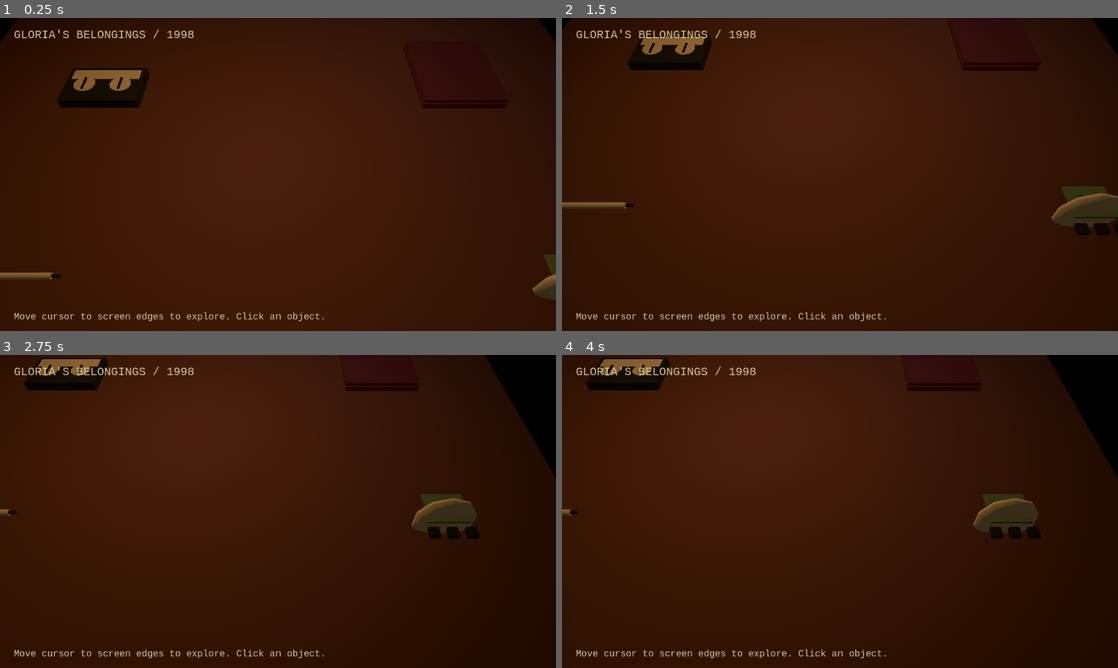
Above: before the commit, frames 1-4 (two rows, left to right).
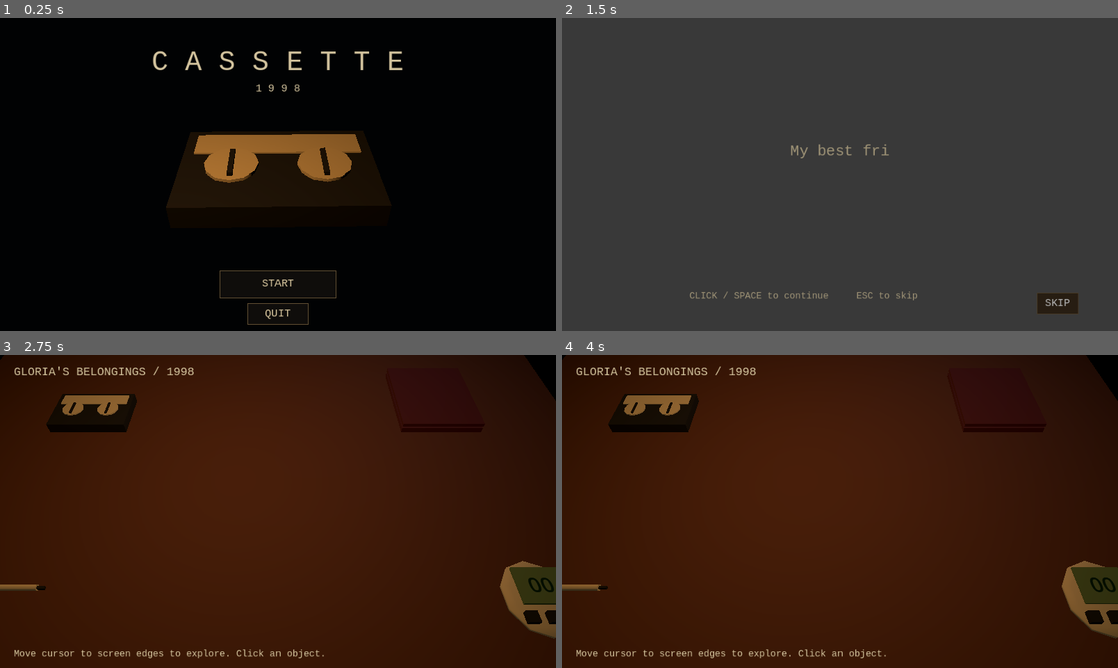
Above: after the commit, the same moments.

Repository: ABPaladin/Cassette-LD60
Game: Godot game, scene res://scenes/game.tscn
The game is run twice, just before and just after one commit, with the same random seed, the same clock (stepped at 60 frames per second) and the same inputs. Before the commit the project starts from res://scenes/tabletop.tscn.
Inputs (mouse positions are in pixels of both pictures, inside the frame that each line leads up to):
- Up to frame 1 (0.25 s): no input
- Up to frame 2 (1.5 s): click (840, 284) at 0.5 s, where only the run after the commit has a clickable "START"; click (1056, 302) at 1.25 s, where only the run after the commit has a clickable "SKIP"
- Up to frame 3 (2.75 s): tap Enter at 2, 2.1 s; move the mouse to (400, 495) at 2.02 s; hold D from 2.03 s (still down); click (400, 495) at 2.17 s; tap Space at 2.27, 2.57 s; tap E at 2.3 s
- Up to frame 4 (4 s): release D at 2.75 s; drag from (728, 527) to (812, 574) at 2.77 s; tap Space at 3.5, 3.6 s; move the mouse to (895, 442) at 3.52 s; hold D from 3.53 s (still down); click (895, 442) at 3.67 s; tap Enter at 3.8 s

The runs differ from the first frame. In frame 1, 98% of the frame differs, in the area x 0-100%, y 0-100%; in frame 2, 100%; in frame 3, 7.4%; in frame 4, 7.5%.

Commit message:
Add inspectable notebook, pet controls, menu and Gloria introduction

Diff:
--- a/project.godot
+++ b/project.godot
@@ -11,7 +11,7 @@
 [application]
 
 config/name="Cassete"
-run/main_scene="res://scenes/tabletop.tscn"
+run/main_scene="res://scenes/game.tscn"
 config/features=PackedStringArray("4.7", "GL Compatibility")
 config/icon="res://icon.svg"
 
--- /dev/null
+++ b/resources/pages/clues.tres
@@ -0,0 +1,6 @@
+[gd_resource type="Resource" load_steps=2 format=3]
+[ext_resource type="Script" path="res://scripts/book_page.gd" id="1"]
+[resource]
+script = ExtResource("1")
+title = "Investigation"
+text = "00:--    --:--\n\n?  +  O  ?\n\n1 / 2 / 3\n\nUnsorted observations.\n\n[temporary markings]\nNo final code yet."
--- /dev/null
+++ b/resources/pages/drawings.tres
@@ -0,0 +1,6 @@
+[gd_resource type="Resource" load_steps=2 format=3]
+[ext_resource type="Script" path="res://scripts/book_page.gd" id="1"]
+[resource]
+script = ExtResource("1")
+title = "Drawings"
+text = "    +--------+\n    |   /\\   |\n    |  /  \\  |\n    | /____\\ |\n    +--------+\n\n   O    []    /\\\n\nArtist sketches\nwill go here."
--- /dev/null
+++ b/resources/pages/notes.tres
@@ -0,0 +1,6 @@
+[gd_resource type="Resource" load_steps=2 format=3]
+[ext_resource type="Script" path="res://scripts/book_page.gd" id="1"]
+[resource]
+script = ExtResource("1")
+title = "Gloria's notes"
+text = "October, 1998\n\nRemember to call.\nBring the notebook.\n\n    /\_/\\\n   ( o.o )\n    > ^ <\n\n[temporary page]"
--- /dev/null
+++ b/resources/pet_sequence.tres
@@ -0,0 +1,5 @@
+[gd_resource type="Resource" load_steps=2 format=3]
+[ext_resource type="Script" path="res://scripts/pet_sequence.gd" id="1"]
+[resource]
+script = ExtResource("1")
+values = PackedStringArray("00", "12", "34", "?", "*", "56")
--- /dev/null
+++ b/scenes/game.tscn
@@ -0,0 +1,6 @@
+[gd_scene load_steps=2 format=3]
+
+[ext_resource type="Script" path="res://scripts/game_manager.gd" id="1"]
+
+[node name="GameManager" type="Node"]
+script = ExtResource("1")
--- /dev/null
+++ b/scenes/intro_sequence.tscn
@@ -0,0 +1,6 @@
+[gd_scene load_steps=2 format=3]
+
+[ext_resource type="Script" path="res://scripts/intro_sequence.gd" id="1"]
+
+[node name="IntroSequence" type="Control"]
+script = ExtResource("1")
--- /dev/null
+++ b/scenes/main_menu.tscn
@@ -0,0 +1,31 @@
+[gd_scene load_steps=4 format=3]
+
+[ext_resource type="Script" path="res://scripts/main_menu.gd" id="1"]
+
+[ext_resource type="PackedScene" path="res://scenes/objects/cassette.tscn" id="2"]
+
+[sub_resource type="Environment" id="1"]
+background_mode = 1
+background_color = Color(0.006,0.007,0.011,1)
+ambient_light_source = 3
+ambient_light_energy = 0.35
+
+[node name="MainMenu" type="Node3D"]
+script = ExtResource("1")
+
+[node name="Cassette" parent="." instance=ExtResource("2")]
+scale = Vector3(1.6,1.6,1.6)
+
+[node name="Camera3D" type="Camera3D" parent="."]
+position = Vector3(0,1.8,2.4)
+current = true
+fov = 45.0
+
+[node name="Environment" type="WorldEnvironment" parent="."]
+environment = SubResource("1")
+
+[node name="Light" type="OmniLight3D" parent="."]
+position = Vector3(-0.8,2,1)
+light_color = Color(1,0.72,0.43,1)
+light_energy = 2.0
+omni_range = 7.0
--- a/scenes/objects/sketchbook.tscn
+++ b/scenes/objects/sketchbook.tscn
@@ -1,6 +1,6 @@
 [gd_scene load_steps=10 format=3]
 
-[ext_resource type="Script" path="res://scripts/interactable.gd" id="1"]
+[ext_resource type="Script" path="res://scripts/sketchbook.gd" id="1"]
 
 [sub_resource type="StandardMaterial3D" id="1"]
 albedo_color = Color(0.035,0.04,0.04,1)
--- a/scenes/objects/tamagotchi.tscn
+++ b/scenes/objects/tamagotchi.tscn
@@ -1,6 +1,6 @@
 [gd_scene load_steps=15 format=3]
 
-[ext_resource type="Script" path="res://scripts/interactable.gd" id="1"]
+[ext_resource type="Script" path="res://scripts/tamagotchi.gd" id="1"]
 
 [sub_resource type="StandardMaterial3D" id="1"]
 albedo_color = Color(0.035,0.04,0.04,1)
@@ -22,8 +22,8 @@
 size = Vector3(0.62,0.18,0.75)
 
 [sub_resource type="SphereMesh" id="6"]
-radius = 0.32
-height = 0.75
+radius = 0.5
+height = 1.0
 radial_segments = 10
 rings = 6
 
@@ -68,8 +68,7 @@
 [node name="Shell" type="MeshInstance3D" parent="Visual/Model"]
 mesh = SubResource("6")
 material_override = SubResource("2")
-scale = Vector3(1,0.22,1)
-rotation = Vector3(1.5707963,0,0)
+scale = Vector3(0.62,0.14,0.75)
 
 [node name="LCD" type="MeshInstance3D" parent="Visual"]
 position = Vector3(0,0.1,-0.065)
--- /dev/null
+++ b/scripts/book_page.gd
@@ -0,0 +1,4 @@
+extends Resource
+@export var title := ""
+@export_multiline var text := ""
+@export var artwork: Texture2D
--- /dev/null
+++ b/scripts/game_manager.gd
@@ -0,0 +1,67 @@
+extends Node
+signal state_changed(state: String)
+var state := ""
+var content: Node
+var curtain: ColorRect
+var busy := false
+@export var transition_seconds := 0.4
+
+func _ready() -> void:
+	var layer := CanvasLayer.new()
+	layer.layer = 100
+	add_child(layer)
+	curtain = ColorRect.new()
+	curtain.set_anchors_and_offsets_preset(Control.PRESET_FULL_RECT)
+	curtain.mouse_filter = Control.MOUSE_FILTER_IGNORE
+	curtain.color = Color(0,0,0,0)
+	layer.add_child(curtain)
+	_show_menu()
+
+func _replace(path: String, next_state: String) -> Node:
+	if is_instance_valid(content):
+		remove_child(content)
+		content.queue_free()
+	content = load(path).instantiate()
+	add_child(content)
+	state = next_state
+	state_changed.emit(state)
+	return content
+
+func _fade(alpha: float) -> void:
+	var tween := create_tween()
+	tween.tween_property(curtain, "color:a", alpha, transition_seconds)
+	await tween.finished
+
+func _show_menu() -> void:
+	var menu = _replace("res://scenes/main_menu.tscn", "menu")
+	menu.start_requested.connect(start_intro)
+
+func start_intro() -> void:
+	if busy: return
+	busy = true
+	await _fade(1.0)
+	var intro = _replace("res://scenes/intro_sequence.tscn", "intro")
+	intro.finished.connect(enter_tabletop)
+	await _fade(0.0)
+	busy = false
+	if intro.done: enter_tabletop()
+
+func enter_tabletop() -> void:
+	if busy: return
+	busy = true
+	await _fade(1.0)
+	var table = _replace("res://scenes/tabletop.tscn", "tabletop")
+	if table.has_signal("return_to_menu"): table.return_to_menu.connect(return_to_menu)
+	# Brief warm light transition, no extra post-processing shader.
+	curtain.color = Color(.35,.23,.12,1.0)
+	await _fade(0.0)
+	curtain.color = Color(0,0,0,0)
+	busy = false
+
+func return_to_menu() -> void:
+	if busy: return
+	busy = true
+	await _fade(1.0)
+	_show_menu()
+	await _fade(0.0)
+	busy = false
--- /dev/null
+++ b/scripts/intro_sequence.gd
@@ -0,0 +1,56 @@
+extends Control
+signal finished
+@export var characters_per_second := 34.0
+@export var lines: PackedStringArray = ["My best friend Gloria died not long ago.", "They said she took her own life.", "I brought some of her belongings home.", "But something doesn't feel right.", "I need to know what really happened."]
+const UI = preload("res://scripts/ui_style.gd")
+var line_index := 0
+var progress := 0.0
+var body: Label
+var done := false
+
+func _ready() -> void:
+	theme = UI.make_theme()
+	set_anchors_and_offsets_preset(Control.PRESET_FULL_RECT)
+	mouse_filter = Control.MOUSE_FILTER_IGNORE
+	body = UI.label(self, "", 26)
+	body.position = Vector2(100,215)
+	body.size = Vector2(760,120)
+	body.horizontal_alignment = HORIZONTAL_ALIGNMENT_CENTER
+	body.autowrap_mode = TextServer.AUTOWRAP_WORD_SMART
+	var hint := UI.label(self, "CLICK / SPACE to continue     ESC to skip", 16)
+	hint.position = Vector2(220,470)
+	var skip_button := UI.button(self, "SKIP", skip)
+	skip_button.position = Vector2(820,474)
+	_show_line()
+
+func _process(delta: float) -> void:
+	if done: return
+	progress += delta * characters_per_second
+	body.visible_characters = mini(int(progress), body.text.length())
+
+func _show_line() -> void:
+	if lines.is_empty(): skip(); return
+	body.text = lines[line_index]
+	progress = 0.0
+	body.visible_characters = 0
+
+func advance() -> void:
+	if done: return
+	if body.visible_characters < body.text.length():
+		progress = body.text.length()
+		body.visible_characters = body.text.length()
+	elif line_index + 1 < lines.size():
+		line_index += 1
+		_show_line()
+	else: skip()
+
+func skip() -> void:
+	if done: return
+	done = true
+	finished.emit()
+
+func _unhandled_input(event: InputEvent) -> void:
+	if event is InputEventKey and event.pressed and not event.echo:
+		if event.keycode == KEY_ESCAPE: skip()
+		elif event.keycode in [KEY_SPACE, KEY_ENTER]: advance()
+	if event is InputEventMouseButton and event.pressed and event.button_index == MOUSE_BUTTON_LEFT: advance()
--- /dev/null
+++ b/scripts/main_menu.gd
@@ -0,0 +1,35 @@
+extends Node3D
+signal start_requested
+const UI = preload("res://scripts/ui_style.gd")
+var elapsed := 0.0
+var start_button: Button
+func _ready() -> void:
+	Input.mouse_mode = Input.MOUSE_MODE_VISIBLE
+	$Camera3D.look_at(Vector3.ZERO)
+	var layer := CanvasLayer.new()
+	layer.layer = 10
+	add_child(layer)
+	var ui := Control.new()
+	ui.set_anchors_and_offsets_preset(Control.PRESET_FULL_RECT)
+	ui.mouse_filter = Control.MOUSE_FILTER_IGNORE
+	ui.theme = UI.make_theme()
+	layer.add_child(ui)
+	var title := UI.label(ui, "C A S S E T T E", 48)
+	title.position = Vector2(0, 50)
+	title.size.x = 960
+	title.horizontal_alignment = HORIZONTAL_ALIGNMENT_CENTER
+	var year := UI.label(ui, "1 9 9 8", 18)
+	year.position = Vector2(0,112)
+	year.size.x = 960
+	year.horizontal_alignment = HORIZONTAL_ALIGNMENT_CENTER
+	start_button = UI.button(ui, "START", func(): start_button.disabled = true; start_requested.emit())
+	start_button.position = Vector2(380,435)
+	start_button.size = Vector2(200,48)
+	var quit_button := UI.button(ui, "QUIT", func(): get_tree().quit())
+	quit_button.position = Vector2(428,492)
+	quit_button.size.x = 104
+
+func _process(delta: float) -> void:
+	elapsed += delta
+	$Cassette.rotation.y = sin(elapsed * .35) * .18
+	$Cassette.position.y = sin(elapsed * .8) * .035
--- /dev/null
+++ b/scripts/pet_sequence.gd
@@ -0,0 +1,3 @@
+extends Resource
+@export var values := PackedStringArray(["00", "12", "34", "?", "*", "56"])
+@export var repeat_sequence := true
--- /dev/null
+++ b/scripts/sketchbook.gd
@@ -0,0 +1,56 @@
+extends "res://scripts/interactable.gd"
+signal page_changed(index: int)
+@export var pages: Array[Resource] = [preload("res://resources/pages/notes.tres"), preload("res://resources/pages/drawings.tres"), preload("res://resources/pages/clues.tres")]
+var opened := false
+var page_index := 0
+var cover_tween: Tween
+var page_label: Label3D
+var page_art: Sprite3D
+
+func _ready() -> void:
+	super._ready()
+	page_label = Label3D.new()
+	page_label.font = preload("res://resources/interface_font.tres")
+	page_label.font_size = 28
+	page_label.pixel_size = .0017
+	page_label.outline_size = 0
+	page_label.modulate = Color(.12,.10,.09)
+	page_label.rotation.x = -PI / 2.0
+	$Visual/PageSurface.add_child(page_label)
+	page_art = Sprite3D.new()
+	page_art.rotation.x = -PI / 2.0
+	page_art.position.y = .003
+	page_art.texture_filter = BaseMaterial3D.TEXTURE_FILTER_NEAREST
+	$Visual/PageSurface.add_child(page_art)
+	_show_page()
+
+func set_open(value: bool) -> void:
+	opened = value
+	if cover_tween: cover_tween.kill()
+	cover_tween = create_tween().set_trans(Tween.TRANS_CUBIC).set_ease(Tween.EASE_IN_OUT)
+	cover_tween.tween_property($Visual/CoverPivot, "rotation:z", 2.75 if opened else 0.0, .4)
+	_show_page()
+
+func turn_page(direction: int) -> void:
+	if not opened or pages.is_empty(): return
+	page_index = clampi(page_index + direction, 0, pages.size() - 1)
+	_show_page()
+	page_changed.emit(page_index)
+	var flutter := create_tween()
+	flutter.tween_property($Visual/PageSurface, "position:y", .075, .10)
+	flutter.tween_property($Visual/PageSurface, "position:y", .03, .12)
+
+func _show_page() -> void:
+	$Visual/PageSurface.visible = opened
+	if pages.is_empty(): return
+	var page: Resource = pages[page_index]
+	page_label.text = page.title + "\n\n" + page.text + "\n\n— %d —" % (page_index + 1)
+	page_art.texture = page.artwork
+	page_art.visible = page.artwork != null
+	page_label.visible = page.artwork == null
+	if page.artwork != null:
+		page_art.pixel_size = minf(.86 / page.artwork.get_width(), 1.06 / page.artwork.get_height())
+
+func end_inspection() -> void:
+	set_open(false)
+	super.end_inspection()
--- a/scripts/tabletop.gd
+++ b/scripts/tabletop.gd
@@ -60,6 +60,12 @@
 		UI.button(actions, "USE ON CASSETTE", _use_pencil)
 	if object.object_id == "cassette" and pencil_selected:
 		UI.button(actions, "INSERT PENCIL", _begin_rewind)
+	if object.object_id == "sketchbook":
+		UI.button(actions, "OPEN / CLOSE", func(): object.set_open(not object.opened))
+		UI.button(actions, "< PAGE", func(): object.turn_page(-1))
+		UI.button(actions, "PAGE >", func(): object.turn_page(1))
+	if object.object_id == "tamagotchi":
+		instructions.text = "Click its three physical buttons / drag shell to rotate / ESC returns"
 
 func _use_pencil() -> void:
 	pencil_selected = true
--- /dev/null
+++ b/scripts/tamagotchi.gd
@@ -0,0 +1,54 @@
+extends "res://scripts/interactable.gd"
+signal value_changed(value: String)
+signal value_selected(value: String)
+@export var sequence: Resource = preload("res://resources/pet_sequence.tres")
+var sequence_index := 0
+var screen_state := "NUMBER"
+var press_count := 0
+var button_tweens: Dictionary = {}
+
+func _ready() -> void:
+	super._ready()
+	_update_screen()
+
+func press_button(index: int) -> void:
+	if not inspected or index < 0 or index > 2 or sequence.values.is_empty(): return
+	press_count += 1
+	var cap: Node3D = get_node("Visual/Button%d/Cap" % index)
+	if button_tweens.has(index): button_tweens[index].kill()
+	var tween := create_tween()
+	button_tweens[index] = tween
+	tween.tween_property(cap, "position:y", -.025, .06)
+	tween.tween_property(cap, "position:y", 0.0, .12)
+	if index == 1:
+		screen_state = "SELECTED" if screen_state == "NUMBER" else "NUMBER"
+		value_selected.emit(current_value())
+	else:
+		screen_state = "NUMBER"
+		var next := sequence_index + (-1 if index == 0 else 1)
+		sequence_index = posmod(next, sequence.values.size()) if sequence.repeat_sequence else clampi(next,0,sequence.values.size()-1)
+		value_changed.emit(current_value())
+	_update_screen()
+
+func current_value() -> String:
+	return "--" if sequence.values.is_empty() else sequence.values[sequence_index]
+
+func _update_screen() -> void:
+	$Visual/Screen.text = ("[" + current_value() + "]") if screen_state == "SELECTED" else current_value()
+
+func button_at(pixel: Vector2, camera: Camera3D) -> int:
+	var origin := camera.project_ray_origin(pixel)
+	var query := PhysicsRayQueryParameters3D.create(origin, origin + camera.project_ray_normal(pixel) * 20.0, 6)
+	var hit := get_world_3d().direct_space_state.intersect_ray(query)
+	if hit.is_empty(): return -1
+	if is_ancestor_of(hit.collider): return int(hit.collider.get_meta("button_index", -1))
+	return -1
+
+func _input(event: InputEvent) -> void:
+	if not inspected: return
+	if event is InputEventMouseButton and event.pressed and event.button_index == MOUSE_BUTTON_LEFT:
+		if get_viewport().gui_get_hovered_control() is Button: return
+		var index := button_at(event.position, get_viewport().get_camera_3d())
+		if index >= 0:
+			press_button(index)
+			get_viewport().set_input_as_handled()
--- a/tests/rebuild_test.gd
+++ b/tests/rebuild_test.gd
@@ -83,7 +83,47 @@
 	check(absf(tape.position_seconds - 60.0) < .05, "Released mouse cannot seek")
 	inspector.leave()
 	check(not rewind.active and scene.get_node("Objects/Pencil").visible, "Leaving rewind restores pencil")
+	var book = scene.get_node("Objects/Sketchbook")
+	inspector.select(book)
+	book.set_open(true)
+	book.turn_page(1)
+	check(book.page_index == 1 and book.page_label.text.contains("Drawings"), "3D sketchbook turns to drawing page")
+	book.turn_page(1)
+	book.turn_page(1)
+	check(book.page_index == 2, "Book stops at last placeholder page")
+	book.turn_page(-1)
+	check(book.page_index == 1, "Book turns backward")
+	inspector.leave()
+	check(not book.opened, "Book closes when returned")
+	var pet = scene.get_node("Objects/Tamagotchi")
+	inspector.select(pet)
+	pet.press_button(2)
+	check(pet.current_value() == "12", "Pet next button cycles configurable numbers")
+	pet.press_button(1)
+	check(pet.screen_state == "SELECTED", "Pet middle button selects displayed value")
+	pet.press_button(0)
+	check(pet.current_value() == "00", "Pet previous button reverses sequence")
+	pet.press_button(0)
+	check(pet.current_value() == "56", "Pet wraps configurable sequence")
+	inspector.leave()
 	scene.queue_free()
+	await process_frame
+	var game = load("res://scenes/game.tscn").instantiate()
+	root.add_child(game)
+	game.transition_seconds = .01
+	check(game.state == "menu", "Game starts in 3D cassette main menu")
+	game.start_intro()
+	await create_timer(.08).timeout
+	check(game.state == "intro", "START enters introduction")
+	var intro = game.content
+	intro.advance()
+	check(intro.body.visible_characters == intro.body.text.length(), "Advance reveals typewriter text")
+	intro.advance()
+	check(intro.line_index == 1, "Introduction advances sequentially")
+	intro.skip()
+	await create_timer(.08).timeout
+	check(game.state == "tabletop", "Skip transitions to new tabletop scene")
+	game.queue_free()
 	await process_frame
 	print("REBUILD TESTS: ",failures," failures")
 	quit(failures)
Not shown, added: scripts/book_page.gd.uid
Not shown, added: scripts/game_manager.gd.uid
Not shown, added: scripts/intro_sequence.gd.uid
Not shown, added: scripts/main_menu.gd.uid
Not shown, added: scripts/pencil_rewind.gd.uid
Not shown, added: scripts/pet_sequence.gd.uid
Not shown, added: scripts/sketchbook.gd.uid
Not shown, added: scripts/tamagotchi.gd.uid
Not shown, changed: CHANGELOG.md
